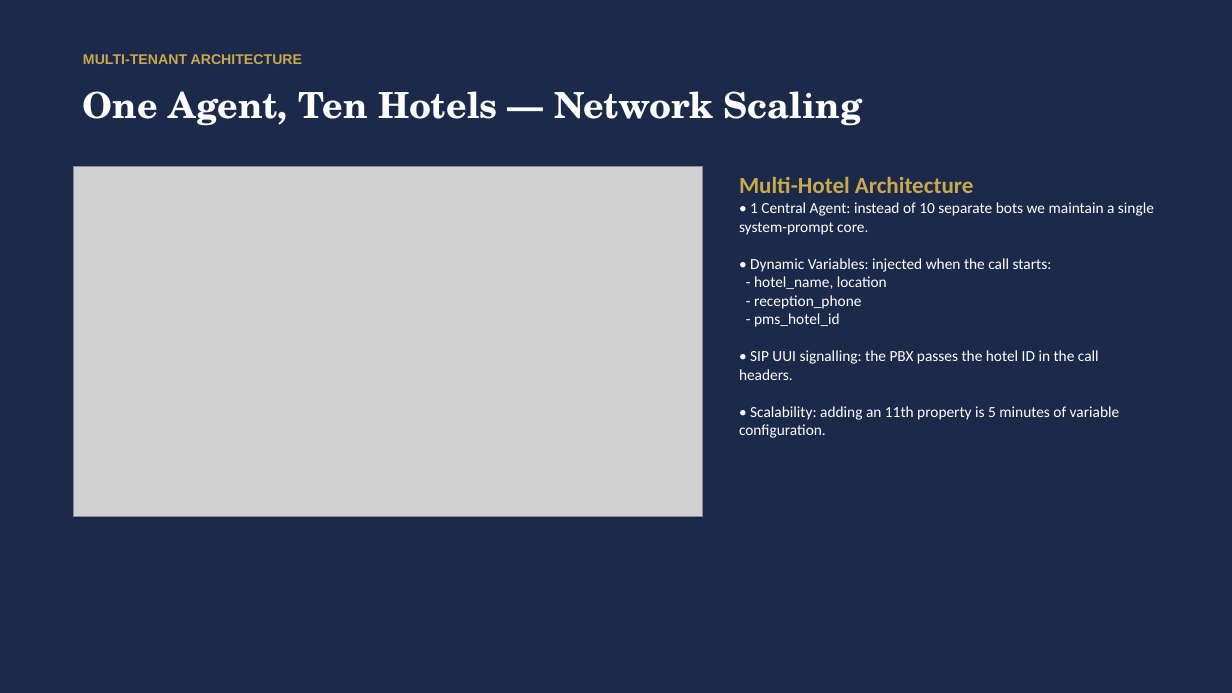
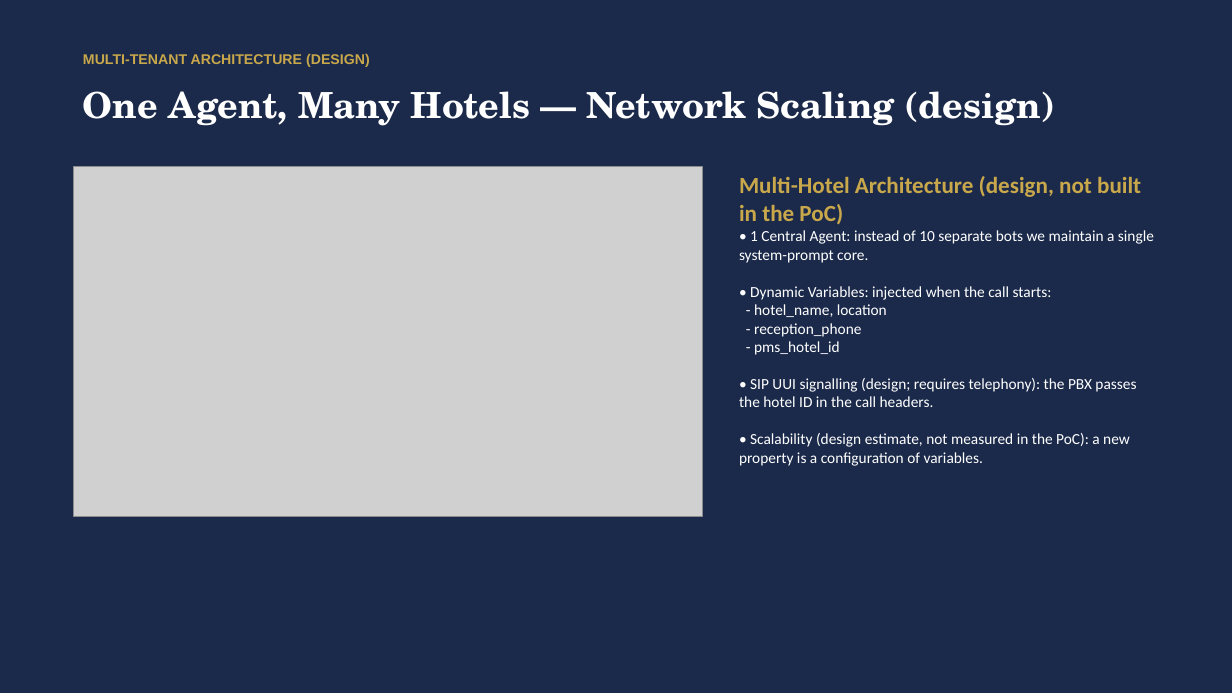
Before and after one commit to kpulka/Elevenlabs_SpaHotel_PoC, a slide deck: slide 11 of presentation/Bukowy_Dwor_Case_Study_EN.pptx. Drawn at 1232x693 pixels with LibreOffice and Linux fonts; fonts in the diff are those of the drawing; grey boxes stand for pictures. Boxes give left, top, right and bottom in pixels: in the first picture for what was removed or moved away, otherwise in the second. Text is boxed around its words. In the diff, an @@ line names an element or a change of style, - is before the commit and + after.

```diff
--- a/presentation/Bukowy_Dwor_Case_Study_EN.pptx
+++ b/presentation/Bukowy_Dwor_Case_Study_EN.pptx
@@ text at <box>83,54,370,67</box>: text changed @@
-MULTI-TENANT ARCHITECTURE
+MULTI-TENANT ARCHITECTURE (DESIGN)
@@ text at <box>83,91,1055,126</box>: text changed @@
-One Agent, Ten Hotels — Network Scaling
+One Agent, Many Hotels — Network Scaling (design)
@@ text at <box>739,176,1154,466</box>: text changed @@
-Multi-Hotel Architecture
-• 1 Central Agent: instead of 10 separate bots we maintain a single system-prompt core.
-• Dynamic Variables: injected when the call starts:
-- hotel_name, location
-- reception_phone
-- pms_hotel_id
-• SIP UUI signalling: the PBX passes the hotel ID in the call headers.
-• Scalability: adding an 11th property is 5 minutes of variable configuration.
+Multi-Hotel Architecture (design, not built in the PoC)
+• 1 Central Agent: instead of 10 separate bots we maintain a single system-prompt core.
+• Dynamic Variables: injected when the call starts:
+- hotel_name, location
+- reception_phone
+- pms_hotel_id
+• SIP UUI signalling (design; requires telephony): the PBX passes the hotel ID in the call headers.
+• Scalability (design estimate, not measured in the PoC): a new property is a configuration of variables.
```
Also in this commit, not shown: 4 other slides changed, 33 other files.
